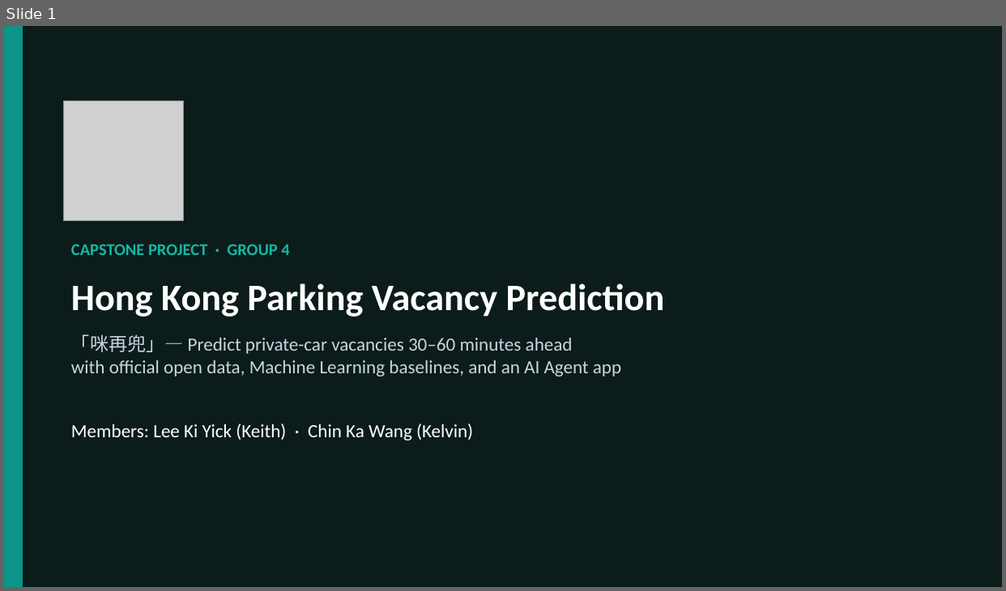
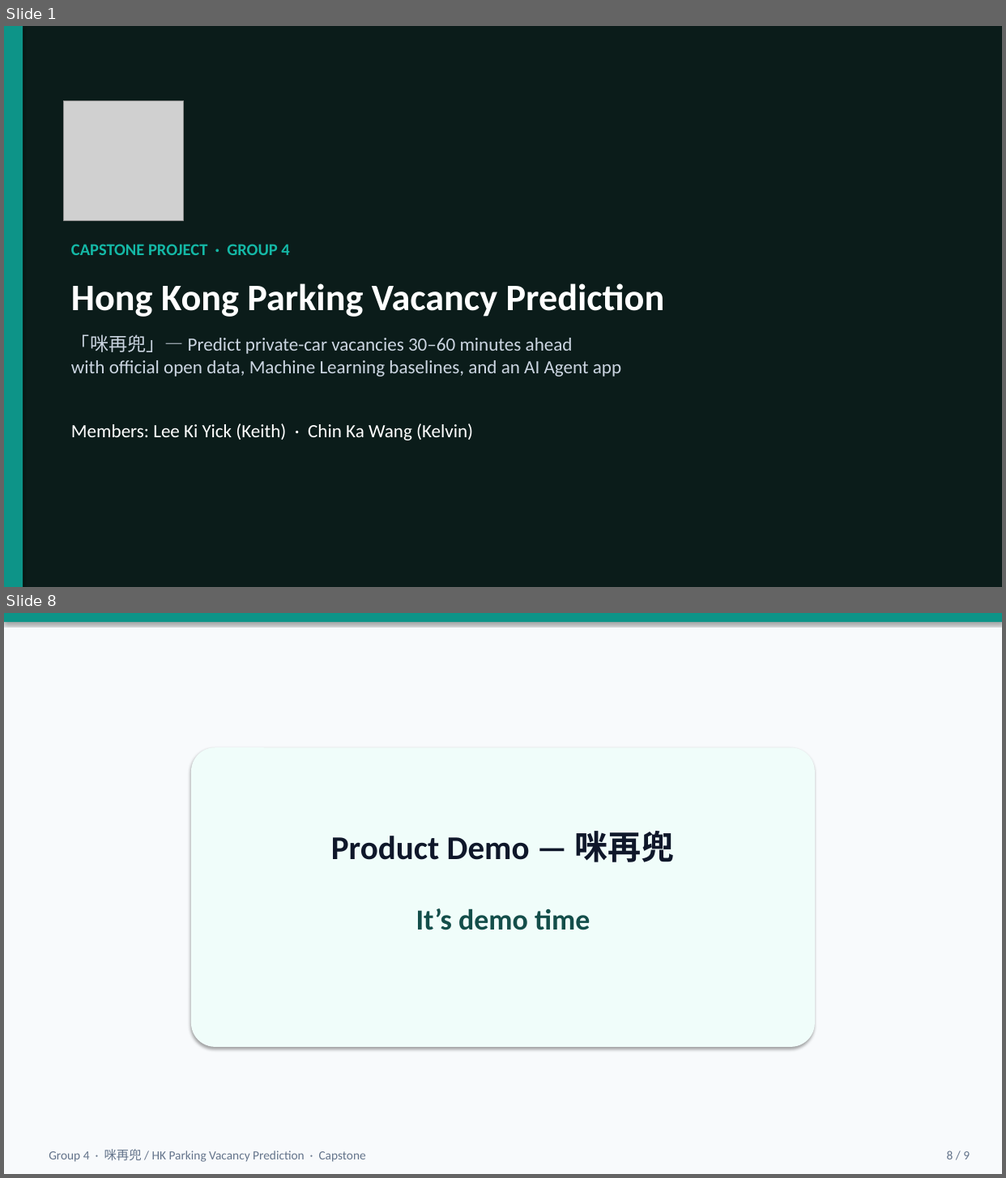
Before and after one commit to keithlky1992/hk-parking-vacancy-prediction, a slide deck: presentation/Group4_HK_Parking_Vacancy_Prediction.pptx. Shown one above the other, each under a label of ours: slide 1 before the commit, slides 1 and 8 after it; the slides between them are not shown. The pictures are 1006x591 and 1006x1178 pixels, drawn with LibreOffice and Linux fonts; fonts in the diff are those of the drawing; grey boxes stand for pictures. Boxes give left, top, right and bottom in pixels: in the first picture for what was removed or moved away, otherwise in the second. Text is boxed around its words. In the diff, an @@ line names an element or a change of style, - is before the commit and + after.

```diff
--- a/presentation/Group4_HK_Parking_Vacancy_Prediction.pptx
+++ b/presentation/Group4_HK_Parking_Vacancy_Prediction.pptx
@@ slide 8 added at [4,613,1002,1174], background #FFFFFF @@
@@ rectangle added at [4,613,1002,1174], fill #F8FAFC @@
@@ rectangle added at [4,613,1002,622], fill #0D9488 @@
@@ rounded rectangle added at [191,747,815,1047], fill #F0FDFA @@
@@ text added at [331,831,675,862], 32 pt, text #0F172A, bold @@
+Product Demo — 咪再兜
@@ text added at [416,909,590,931], 28 pt, text #134E4A, bold @@
+It’s demo time
@@ text added at [49,1149,366,1162], 12 pt, text #64748B @@
+Group 4 · 咪再兜 / HK Parking Vacancy Prediction · Capstone
@@ text added at [947,1151,970,1160], 12 pt, text #64748B @@
+8 / 9
```
Also in this commit, not shown: 7 slides changed, 3 other files.
